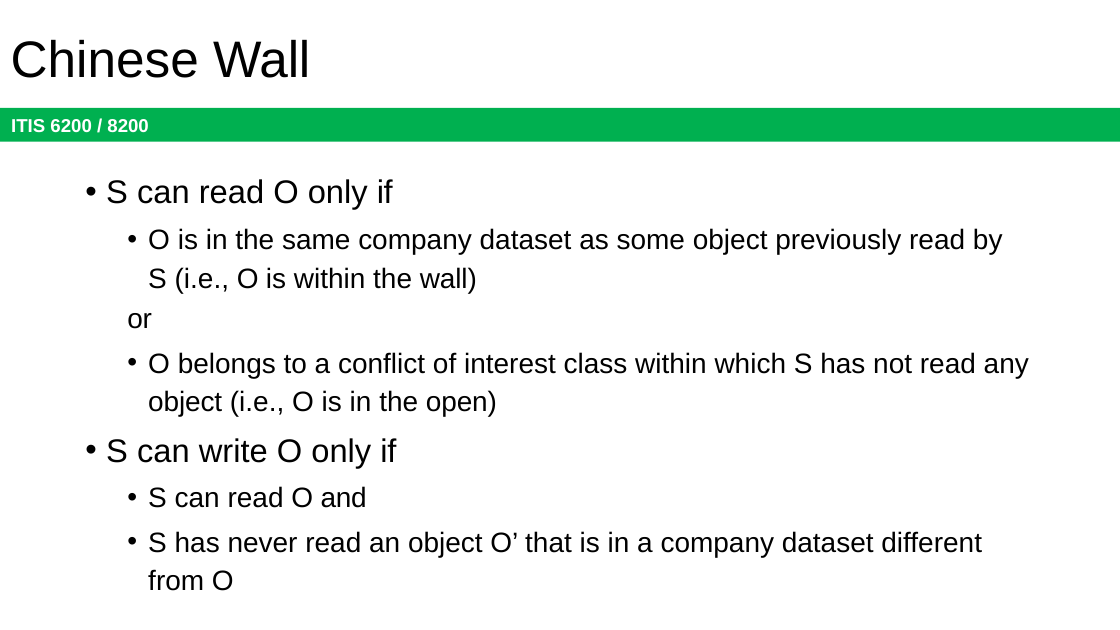
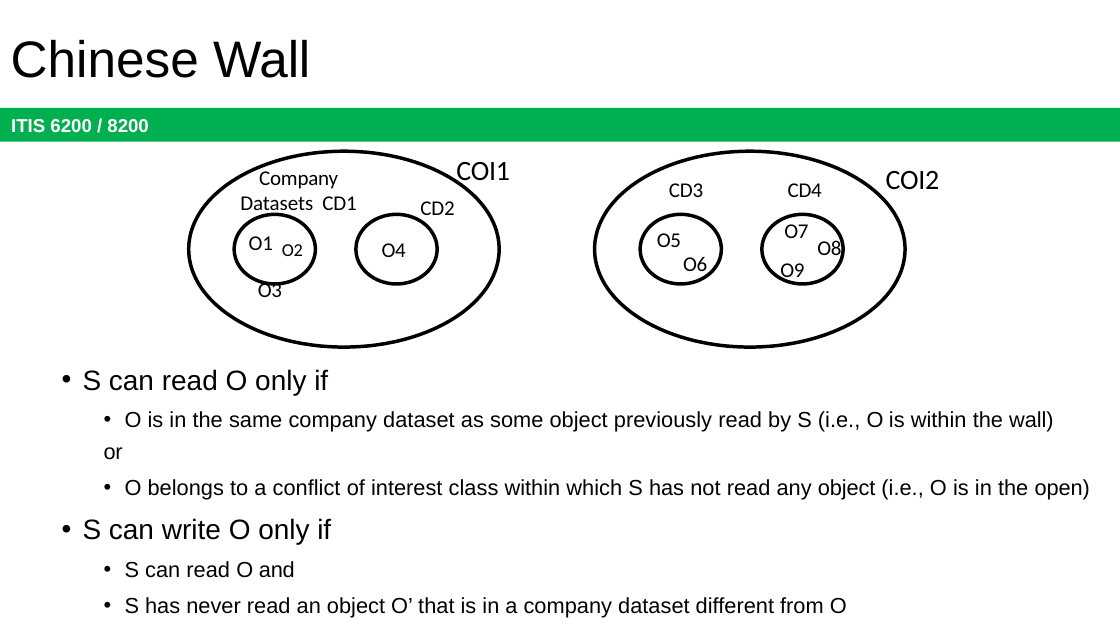
Before and after one commit to jx5c/github.io, a slide deck: slide 39 of teaching/ITIS6200/2023fa/lectures/lec09.pptx. Drawn at 1120x630 pixels with LibreOffice and Linux fonts; fonts in the diff are those of the drawing. Boxes give left, top, right and bottom in pixels: in the first picture for what was removed or moved away, otherwise in the second. Text is boxed around its words. In the diff, an @@ line names an element or a change of style, - is before the commit and + after.

```diff
--- a/teaching/ITIS6200/2023fa/lectures/lec09.pptx
+++ b/teaching/ITIS6200/2023fa/lectures/lec09.pptx
@@ text added at [456, 162, 510, 187], 18 pt, text #000000 @@
+COI1
@@ text added at [886, 171, 940, 190], 18 pt, text #000000 @@
+COI2
@@ group added at [188, 151, 905, 347]: 8 texts, 2 freeform shapes @@
+O4
+O1 O2
+O3
+O6
+O7
+O8
+O9
+O5
+Company Datasets CD1
+CD2
+CD3
@@ text added at [788, 183, 822, 197], 13.5 pt, text #000000 @@
+CD4
@@ text "S can read O only ...": place and size @@
-text "S can read O only ..." at [106, 179, 1029, 591]
+text "S can read O only ..." at [83, 369, 1090, 618]
@@ text "S can read O only ..." at [83, 369, 1090, 618]: size 21 to 18 pt in "S can read O only if", "S can write O only if"; size 18 to 14 pt in "O is in the same company dataset ...", "or", "O belongs to a conflict of interest ...", "S can read O and" and 1 more places @@
```
Also in this commit, not shown: 2 other slides changed.
